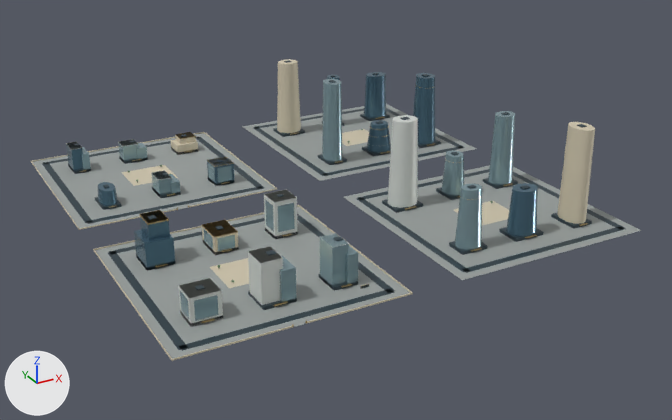
Renders of the glTF model web/public/assets/3d/ampliworld/GC-CITY-2030/GC-TILE-10-13.glb from each side of a commit.
Camera for both pictures: a 50 mm camera at (-661.0, 705.0, 606.0) aimed at (19.0, 1943.0, -13.0). The axes (+X, +Y, +Z) are drawn at lower left. The lights are the same throughout. The older version comes first. Where no turn or scale is listed for an object, it has been applied to the vertices. Vertices at exactly the same position are counted once.

The first picture shows 'GC-TILE-10-13-blue', 'GC-TILE-10-13-dark', 'GC-TILE-10-13-glass', 'GC-TILE-10-13-gold', 'GC-TILE-10-13-ivory', 'GC-TILE-10-13-paving', 'GC-TILE-10-13-white'.
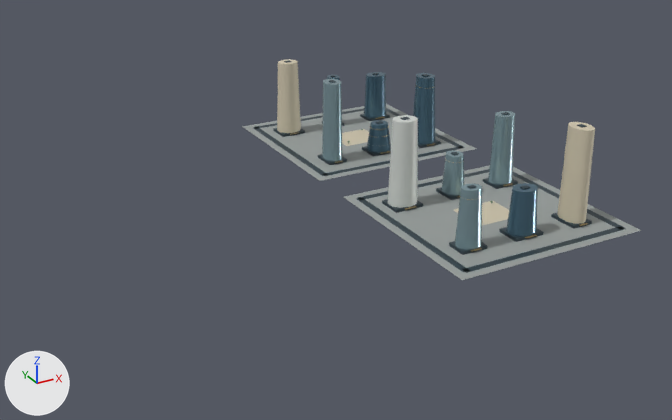
Where the change shows, as pixel boxes (x1, y1, x2, y2) in the pictures (672 x 420 px):
'GC-TILE-10-13-paving', reshaped (34% narrower, 31% shorter)
    before: (32, 104, 641, 359)
    after: (242, 104, 641, 280)
'GC-TILE-10-13-glass', reshaped (55% narrower, 29% shorter)
    before: (81, 79, 515, 321)
    after: (322, 79, 515, 250)
'GC-TILE-10-13-dark', reshaped (36% narrower, 27% shorter)
    before: (42, 60, 625, 351)
    after: (253, 60, 625, 273)
'GC-TILE-10-13-ivory', reshaped (44% narrower, 45% shorter)
    before: (31, 59, 595, 361)
    after: (277, 59, 595, 225)
'GC-TILE-10-13-blue', reshaped (55% narrower, 18% shorter)
    before: (66, 72, 538, 271)
    after: (327, 72, 538, 236)
'GC-TILE-10-13-white', reshaped (91% narrower, 56% shorter)
    before: (66, 115, 418, 327)
    after: (388, 115, 418, 208)
'GC-TILE-10-13-gold', reshaped (41% narrower, 31% shorter)
    before: (80, 86, 588, 327)
    after: (290, 86, 588, 252)
part 1 of me_mesh_0, deleted
    before: (32, 133, 276, 228)
part 2 of me_mesh_0, deleted
    before: (95, 206, 410, 359)
part 3 of me_mesh_1, deleted
    before: (42, 134, 395, 351)
part 4 of me_mesh_2, deleted
    before: (31, 132, 413, 361)
part 5 of me_mesh_5, deleted
    before: (80, 132, 368, 327)
part 6 of me_mesh_6, deleted
    before: (98, 182, 118, 206)
part 7 of me_mesh_6, deleted
    before: (66, 142, 83, 171)
part 8 of me_mesh_6, deleted (blue)
    before: (140, 210, 170, 240)
part 9 of me_mesh_6, deleted
    before: (207, 158, 234, 186)
part 10 of me_mesh_6, deleted (blue)
    before: (134, 230, 175, 271)
part 11 of me_mesh_7, deleted
    before: (81, 139, 358, 321)
part 12 of me_mesh_8, deleted
    before: (66, 139, 349, 327)

What the commit changed:
me_mesh_0 is used by ob_gc_tile_10_13_paving; location (0.0, 0.0, 0.0).
me_mesh_0 had 32 vertices, 48 faces and spanned x -379.0..379.0, y 1621.0..2379.0, z 0.0.
me_mesh_0 now has 16 vertices, 24 faces and spans x 41.0..379.0, y 1621.0..2379.0, z 0.0.
me_mesh_0 part 1: the loose piece of 8 vertices spanning x -379.0..-41.0, y 2041.0..2379.0, z 0.0 is deleted.
me_mesh_0 part 2: the loose piece of 8 vertices spanning x -379.0..-41.0, y 1621.0..1959.0, z 0.0 is deleted.
me_mesh_1 is used by ob_gc_tile_10_13_dark; location (0.0, 0.0, 0.0).
me_mesh_1 had 520 vertices, 780 faces and spanned x -364.0..364.0, y 1636.0..2364.0, z 0.0..157.0.
me_mesh_1 now has 256 vertices, 384 faces and spans x 56.0..364.0, y 1636.0..2364.0, z 0.0..157.0.
me_mesh_1 part 3: 33 loose pieces with 264 vertices, spanning x -364.0..-56.0, y 1636.0..2364.0, z 0.0..69.0, are deleted.
me_mesh_2 is used by ob_gc_tile_10_13_ivory; location (0.0, 0.0, 0.0).
me_mesh_2 had 180 vertices, 284 faces and spanned x -380.0..327.0, y 1620.0..2380.0, z 0.0..156.0.
me_mesh_2 now has 60 vertices, 104 faces and spans x 87.0..327.0, y 1676.0..2324.0, z 0.0..156.0.
me_mesh_2 part 4: 15 loose pieces with 120 vertices, spanning x -380.0..-40.0, y 1620.0..2380.0, z 0.0..29.0, are deleted.
me_mesh_5 is used by ob_gc_tile_10_13_gold; location (0.0, 0.0, 0.0).
me_mesh_5 had 1194 vertices, 2064 faces and spanned x -323.0..332.0, y 1620.0..2322.0, z 0.0..135.0.
me_mesh_5 now has 888 vertices, 1584 faces and spans x 87.0..332.0, y 1672.0..2322.0, z 4.0..135.0.
me_mesh_5 part 5: 33 loose pieces with 306 vertices, spanning x -323.0..-81.0, y 1620.0..2319.0, z 0.0..68.0, are deleted.
me_mesh_6 is used by ob_gc_tile_10_13_blue; location (0.0, 0.0, 0.0).
me_mesh_6 had 164 vertices, 288 faces and spanned x -331.0..334.0, y 1681.0..2321.0, z 0.0..133.0.
me_mesh_6 now has 110 vertices, 200 faces and spans x 185.0..334.0, y 1681.0..2320.0, z 5.0..133.0.
me_mesh_6 part 6: the loose piece of 22 vertices spanning x -324.0..-296.0, y 2097.0..2147.0, z 5.0..29.0 is deleted.
me_mesh_6 part 7: the loose piece of 8 vertices spanning x -324.0..-305.0, y 2283.0..2321.0, z 0.0..45.0 is deleted.
me_mesh_6 part 8: the loose piece of 8 vertices spanning x -321.0..-291.0, y 1867.0..1903.0, z 42.0..68.0 is deleted.
me_mesh_6 part 9: the loose piece of 8 vertices spanning x -127.0..-93.0, y 2104.0..2140.0, z 0.0..37.0 is deleted.
me_mesh_6 part 10: the loose piece of 8 vertices spanning x -331.0..-289.0, y 1858.0..1906.0, z 0.0..42.0 is deleted.
me_mesh_7 is used by ob_gc_tile_10_13_glass; location (0.0, 0.0, 0.0).
me_mesh_7 had 280 vertices, 448 faces and spanned x -332.0..332.0, y 1677.0..2316.0, z 0.0..148.0.
me_mesh_7 now has 88 vertices, 160 faces and spans x 89.0..332.0, y 1684.0..2145.0, z 5.0..148.0.
me_mesh_7 part 11: 24 loose pieces with 192 vertices, spanning x -332.0..-91.0, y 1677.0..2316.0, z 0.0..64.0, are deleted.
me_mesh_8 is used by ob_gc_tile_10_13_white; location (0.0, 0.0, 0.0).
me_mesh_8 had 102 vertices, 160 faces and spanned x -332.0..134.0, y 1682.0..2321.0, z 0.0..148.0.
me_mesh_8 now has 22 vertices, 40 faces and spans x 86.0..134.0, y 1860.0..1904.0, z 5.0..148.0.
me_mesh_8 part 12: 10 loose pieces with 80 vertices, spanning x -332.0..-91.0, y 1682.0..2321.0, z 0.0..66.0, are deleted.
